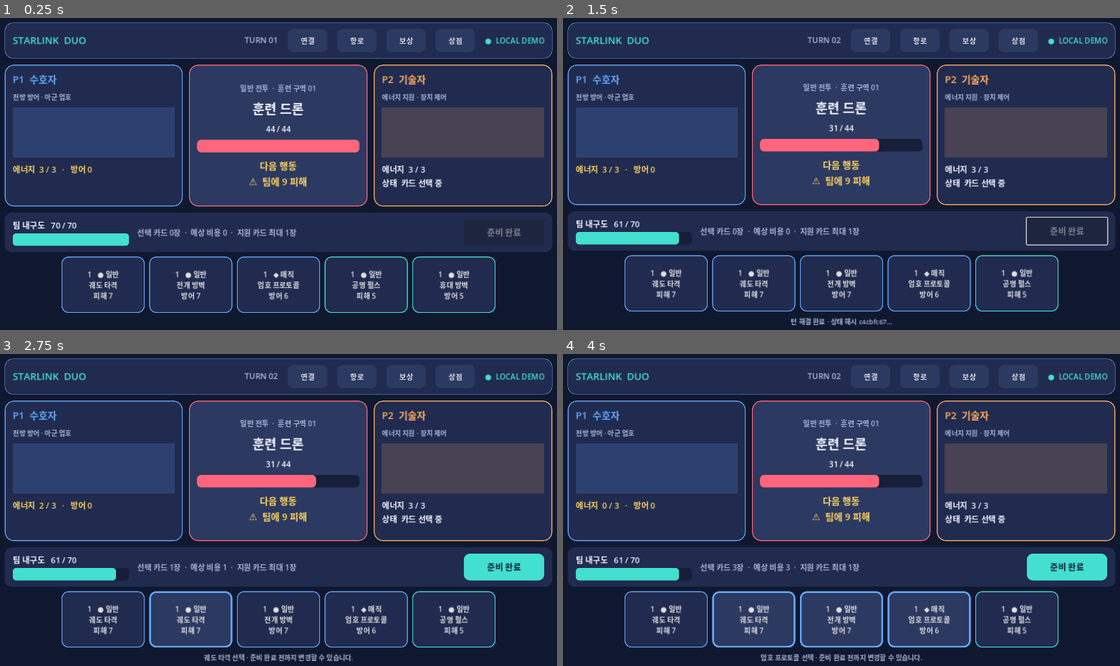
Above: before the commit, frames 1-4 (two rows, left to right).
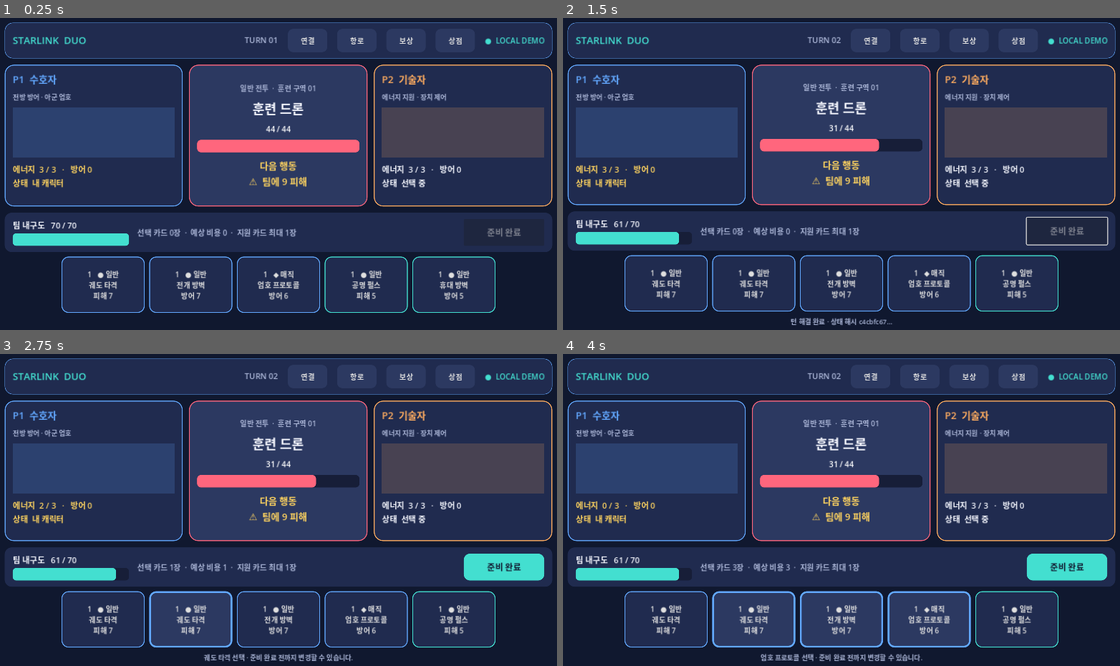
Above: after the commit, the same moments.

Repository: wjdals988/starlinkduo
Game: Godot game, scene res://src/ui/main.tscn
Two runs of this game, one before a commit and one after it. Both use one fixed random seed, a clock stepped at 60 frames per second and the inputs below.
Inputs:
- Up to frame 1 (0.25 s): no input
- Up to frame 2 (1.5 s): click "1 ● 일반 궤도 타격 피해 7" at 0.5 s; click "준비 완료" at 1.25 s
- Up to frame 3 (2.75 s): click "1 ● 일반 궤도 타격 피해 7" at 2 s
- Up to frame 4 (4 s): click "1 ● 일반 전개 방벽 방어 7" at 2.75 s; click "1 ◆ 매직 엄호 프로토콜 방어 6" at 3.5 s

The runs differ from the first frame. In frame 1, 0.3% of the frame differs, in the area x 2-83%, y 47-55%; in frame 2, 0.3%; in frame 3, 0.3%; in frame 4, 0.3%.

Commit message:
feat: connect cooperative session to combat UI

Diff:
--- a/src/core/combat_state.gd
+++ b/src/core/combat_state.gd
@@ -31,3 +31,26 @@
 		"plans": plans.duplicate(true),
 		"event_log": event_log.duplicate(true),
 	}
+
+static func from_snapshot(snapshot: Dictionary) -> CombatState:
+	snapshot = RunState._normalize_json_numbers(snapshot)
+	var result := CombatState.new()
+	result.combat_id = StringName(snapshot.combat_id)
+	result.turn = int(snapshot.turn)
+	result.phase = int(snapshot.phase) as Phase
+	result.team_health = int(snapshot.team_health)
+	result.team_max_health = int(snapshot.team_max_health)
+	for player_snapshot in snapshot.players:
+		result.players.append(CombatantState.from_snapshot(player_snapshot))
+	for enemy_snapshot in snapshot.enemies:
+		result.enemies.append(EnemyState.from_snapshot(enemy_snapshot))
+	for key in snapshot.plans:
+		var restored_plays: Array[Dictionary] = []
+		for play in snapshot.plans[key]:
+			var restored_play: Dictionary = play.duplicate(true)
+			if restored_play.has("card_id"):
+				restored_play.card_id = StringName(restored_play.card_id)
+			restored_plays.append(restored_play)
+		result.plans[int(key)] = restored_plays
+	result.event_log.assign(snapshot.event_log)
+	return result
--- a/src/core/combatant_state.gd
+++ b/src/core/combatant_state.gd
@@ -30,8 +30,26 @@
 		"ready": ready,
 	}
 
+static func from_snapshot(snapshot: Dictionary) -> CombatantState:
+	var result := CombatantState.new(int(snapshot.slot), StringName(snapshot.character_id))
+	result.energy = int(snapshot.energy)
+	result.max_energy = int(snapshot.max_energy)
+	result.block = int(snapshot.block)
+	result.draw_pile.assign(_to_string_names(snapshot.draw_pile))
+	result.hand.assign(_to_string_names(snapshot.hand))
+	result.discard_pile.assign(_to_string_names(snapshot.discard_pile))
+	result.statuses = snapshot.statuses.duplicate(true)
+	result.ready = bool(snapshot.ready)
+	return result
+
 static func _string_names(values: Array[StringName]) -> Array[String]:
 	var result: Array[String] = []
 	for value in values:
 		result.append(String(value))
 	return result
+
+static func _to_string_names(values: Array) -> Array[StringName]:
+	var result: Array[StringName] = []
+	for value in values:
+		result.append(StringName(value))
+	return result
--- a/src/core/enemy_state.gd
+++ b/src/core/enemy_state.gd
@@ -25,3 +25,11 @@
 		"intent_damage": intent_damage,
 		"statuses": statuses.duplicate(true),
 	}
+
+static func from_snapshot(snapshot: Dictionary) -> EnemyState:
+	var result := EnemyState.new(StringName(snapshot.id), String(snapshot.name), int(snapshot.max_health))
+	result.health = int(snapshot.health)
+	result.block = int(snapshot.block)
+	result.intent_damage = int(snapshot.intent_damage)
+	result.statuses = snapshot.statuses.duplicate(true)
+	return result
--- a/src/network/cooperative_session.gd
+++ b/src/network/cooperative_session.gd
@@ -22,6 +22,9 @@
 	combat_state = initial_state
 	transport.message_received.connect(_on_message)
 	transport.transport_error.connect(func(code: String, detail: String) -> void: session_error.emit(code, detail))
+	transport.state_changed.connect(_on_transport_state_changed)
+	if role == Role.HOST and transport.get_state() == "connected":
+		_publish_snapshot("session_started")
 
 func submit_plan(slot: int, plays: Array[Dictionary]) -> Dictionary:
 	if role == Role.HOST:
@@ -36,7 +39,8 @@
 		return result
 	if slot != 1:
 		return _error("guest_slot_forbidden")
-	return {"ok": _send("plan", {"slot": slot, "turn": _known_turn(), "plays": plays})}
+	var sent := _send("plan", {"slot": slot, "turn": _known_turn(), "plays": plays})
+	return {"ok": sent} if sent else _error("send_failed")
 
 func request_resync() -> bool:
 	return _send("resync_request", {"last_seq": incoming_sequence})
@@ -60,6 +64,10 @@
 		_handle_host_message(message.type, message.payload)
 	else:
 		_handle_guest_message(message.type, message.payload)
+
+func _on_transport_state_changed(next_state: String) -> void:
+	if next_state == "connected" and role == Role.HOST:
+		_publish_snapshot("session_started")
 
 func _handle_host_message(message_type: String, payload: Dictionary) -> void:
 	match message_type:
--- a/src/ui/main.gd
+++ b/src/ui/main.gd
@@ -17,6 +17,8 @@
 var catalog: Dictionary
 var run_coordinator: RunCoordinator
 var bluetooth_transport: AndroidBluetoothTransport
+var cooperative_session: CooperativeSession
+var local_slot := 0
 var selected_plays: Array[Dictionary] = []
 var selected_hand_indices: Array[int] = []
 var selected_energy: int = 0
@@ -25,7 +27,7 @@
 var team_health_bar: ProgressBar
 var enemy_health_label: Label
 var enemy_health_bar: ProgressBar
-var energy_label: Label
+var player_detail_labels: Array[Label] = []
 var hand_container: HBoxContainer
 var status_label: Label
 var ready_button: Button
@@ -62,7 +64,10 @@
 func _process(_delta: float) -> void:
 	if bluetooth_transport == null:
 		return
-	bluetooth_transport.poll()
+	if cooperative_session != null:
+		cooperative_session.poll()
+	else:
+		bluetooth_transport.poll()
 	if connection_label != null:
 		var next_text := _connection_status_text()
 		if connection_label.text != next_text:
@@ -126,12 +131,12 @@
 	var row := HBoxContainer.new()
 	row.size_flags_vertical = Control.SIZE_EXPAND_FILL
 	row.add_theme_constant_override("separation", 14)
-	row.add_child(_build_player_panel("P1  수호자", COLOR_BLUE, true))
+	row.add_child(_build_player_panel("P1  수호자", COLOR_BLUE, 0))
 	row.add_child(_build_enemy_panel())
-	row.add_child(_build_player_panel("P2  기술자", COLOR_ORANGE, false))
+	row.add_child(_build_player_panel("P2  기술자", COLOR_ORANGE, 1))
 	return row
 
-func _build_player_panel(title: String, accent: Color, local_player: bool) -> Control:
+func _build_player_panel(title: String, accent: Color, slot: int) -> Control:
 	var panel := PanelContainer.new()
 	panel.custom_minimum_size = Vector2(250, 280)
 	panel.size_flags_horizontal = Control.SIZE_EXPAND_FILL
@@ -147,7 +152,7 @@
 	column.add_child(title_label)
 
 	var role := Label.new()
-	role.text = "전방 방어 · 아군 엄호" if local_player else "에너지 지원 · 장치 제어"
+	role.text = "전방 방어 · 아군 엄호" if slot == 0 else "에너지 지원 · 장치 제어"
 	role.add_theme_font_size_override("font_size", 15)
 	role.add_theme_color_override("font_color", COLOR_MUTED)
 	column.add_child(role)
@@ -157,17 +162,11 @@
 	portrait.color = Color(accent, 0.18)
 	column.add_child(portrait)
 
-	if local_player:
-		energy_label = Label.new()
-		energy_label.add_theme_font_size_override("font_size", 18)
-		energy_label.add_theme_color_override("font_color", COLOR_YELLOW)
-		column.add_child(energy_label)
-	else:
-		var teammate := Label.new()
-		teammate.text = "에너지  3 / 3\n상태  카드 선택 중"
-		teammate.add_theme_font_size_override("font_size", 18)
-		teammate.add_theme_color_override("font_color", COLOR_TEXT)
-		column.add_child(teammate)
+	var detail := Label.new()
+	detail.add_theme_font_size_override("font_size", 18)
+	detail.add_theme_color_override("font_color", COLOR_YELLOW if slot == local_slot else COLOR_TEXT)
+	column.add_child(detail)
+	player_detail_labels.append(detail)
 	return panel
 
 func _build_enemy_panel() -> Control:
@@ -343,12 +342,19 @@
 
 func _start_bluetooth_host() -> void:
 	if bluetooth_transport.start_host(SERVICE_UUID):
+		local_slot = 0
+		cooperative_session = CooperativeSession.new(CooperativeSession.Role.HOST, bluetooth_transport, engine, state)
+		cooperative_session.session_error.connect(_on_session_error)
 		overlay_subtitle.text = "참가자를 기다리는 중… 상대 기기에서 이 기기를 선택하세요."
 	else:
 		overlay_subtitle.text = "방을 만들지 못했습니다. 권한과 Bluetooth 상태를 확인하세요."
 
 func _join_bluetooth_host(address: String) -> void:
 	if bluetooth_transport.connect_to(address, SERVICE_UUID):
+		local_slot = 1
+		cooperative_session = CooperativeSession.new(CooperativeSession.Role.GUEST, bluetooth_transport)
+		cooperative_session.snapshot_received.connect(_on_remote_snapshot)
+		cooperative_session.session_error.connect(_on_session_error)
 		overlay_subtitle.text = "호스트에 연결하는 중…"
 	else:
 		overlay_subtitle.text = "연결을 시작하지 못했습니다. 페어링 상태를 확인하세요."
@@ -380,6 +386,17 @@
 		"connected": return "●  CONNECTED"
 		"error": return "●  CONNECTION ERROR"
 		_: return "●  BLUETOOTH READY" if bluetooth_transport.is_available() else "●  BLUETOOTH OFF"
+
+func _on_remote_snapshot(snapshot: Dictionary, _state_hash: String) -> void:
+	state = CombatState.from_snapshot(snapshot)
+	selected_hand_indices.clear()
+	selected_plays.clear()
+	selected_energy = 0
+	log_label.text = "호스트 상태 동기화 완료 · TURN %d" % state.turn
+	_refresh()
+
+func _on_session_error(code: String, detail: String) -> void:
+	log_label.text = "연결 오류 · %s (%s)" % [code, detail]
 
 func _show_map() -> void:
 	_clear_overlay()
@@ -480,11 +497,12 @@
 	enemy_health_label.text = "%d / %d" % [enemy.health, enemy.max_health]
 	enemy_health_bar.max_value = enemy.max_health
 	enemy_health_bar.value = enemy.health
-	energy_label.text = "에너지  %d / %d   ·   방어 %d" % [
-		state.players[0].energy - selected_energy,
-		state.players[0].max_energy,
-		state.players[0].block,
-	]
+	for slot in state.players.size():
+		var player: CombatantState = state.players[slot]
+		var remaining := player.energy - selected_energy if slot == local_slot else player.energy
+		var readiness := "준비 완료" if player.ready else ("내 캐릭터" if slot == local_slot else "선택 중")
+		player_detail_labels[slot].text = "에너지  %d / %d   ·   방어 %d\n상태  %s" % [remaining, player.max_energy, player.block, readiness]
+		player_detail_labels[slot].add_theme_color_override("font_color", COLOR_YELLOW if slot == local_slot else COLOR_TEXT)
 	status_label.text = "선택 카드 %d장  ·  예상 비용 %d  ·  지원 카드 최대 1장" % [selected_plays.size(), selected_energy]
 	ready_button.disabled = selected_plays.is_empty() or state.phase != CombatState.Phase.PLANNING
 	_rebuild_hand()
@@ -493,8 +511,8 @@
 func _rebuild_hand() -> void:
 	for child in hand_container.get_children():
 		child.queue_free()
-	for hand_index in state.players[0].hand.size():
-		var card_id: StringName = state.players[0].hand[hand_index]
+	for hand_index in state.players[local_slot].hand.size():
+		var card_id: StringName = state.players[local_slot].hand[hand_index]
 		var card: CardData = catalog[card_id]
 		var card_button := Button.new()
 		card_button.custom_minimum_size = Vector2(186, 126)
@@ -525,7 +543,7 @@
 		log_label.text = "%s 선택 취소" % card.display_name
 		_refresh()
 		return
-	if selected_energy + card.energy_cost > state.players[0].energy:
+	if selected_energy + card.energy_cost > state.players[local_slot].energy:
 		log_label.text = "에너지가 부족합니다."
 		return
 	if card.is_support():
@@ -541,21 +559,24 @@
 	_refresh()
 
 func _on_ready_pressed() -> void:
-	var local_result := engine.submit_plan(state, 0, selected_plays)
+	var previous_turn := state.turn
+	var local_result := cooperative_session.submit_plan(local_slot, selected_plays) if cooperative_session != null else engine.submit_plan(state, local_slot, selected_plays)
 	if not local_result.ok:
-		log_label.text = "행동을 확정할 수 없습니다: %s" % local_result.error
+		log_label.text = "행동을 확정할 수 없습니다: %s" % local_result.get("error", "unknown")
 		return
-	var teammate_card: StringName = &"engineer_bolt" if state.players[1].hand.has(&"engineer_bolt") else state.players[1].hand[0]
-	var teammate_play: Dictionary = {"card_id": teammate_card, "target": 0}
-	var teammate_result := engine.submit_plan(state, 1, [teammate_play])
-	if not teammate_result.ok:
-		log_label.text = "동료 행동 오류: %s" % teammate_result.error
-		return
-	engine.resolve_if_ready(state)
+	if cooperative_session == null:
+		var teammate_slot := 1 - local_slot
+		var teammate_card: StringName = &"engineer_bolt" if state.players[teammate_slot].hand.has(&"engineer_bolt") else state.players[teammate_slot].hand[0]
+		var teammate_result := engine.submit_plan(state, teammate_slot, [{"card_id": teammate_card, "target": 0}])
+		if not teammate_result.ok:
+			log_label.text = "동료 행동 오류: %s" % teammate_result.error
+			return
+		engine.resolve_if_ready(state)
 	selected_hand_indices.clear()
 	selected_plays.clear()
 	selected_energy = 0
-	log_label.text = "턴 해결 완료 · 상태 해시 %s…" % StateHasher.hash_snapshot(state.to_snapshot()).left(8)
+	var result_label := "상대 준비 대기 중" if cooperative_session != null and state.turn == previous_turn else "턴 해결 완료"
+	log_label.text = "%s · 상태 해시 %s…" % [result_label, StateHasher.hash_snapshot(state.to_snapshot()).left(8)]
 	_refresh()
 
 func _effect_summary(card: CardData) -> String:
--- a/tests/run_all.gd
+++ b/tests/run_all.gd
@@ -14,8 +14,9 @@
 	_test_run_coordinator_economy()
 	_test_host_authoritative_session()
 	_test_session_rejects_stale_sequence()
+	_test_combat_snapshot_round_trip()
 	if failures.is_empty():
-		print("PASS: 11 core, run, save, economy, protocol, and transport tests")
+		print("PASS: 12 core, run, save, economy, protocol, and transport tests")
 		quit(0)
 	else:
 		for failure in failures:
@@ -190,6 +191,14 @@
 	host.poll()
 	_expect(errors == ["stale_sequence"], "duplicate sequence is rejected exactly once")
 
+func _test_combat_snapshot_round_trip() -> void:
+	var engine := CombatEngine.new(DemoCardCatalog.build())
+	var original := engine.create_demo_combat()
+	engine.submit_plan(original, 0, [{"card_id": &"guardian_strike", "target": 0}])
+	var restored := CombatState.from_snapshot(JSON.parse_string(JSON.stringify(original.to_snapshot())))
+	_expect(restored.to_snapshot() == original.to_snapshot(), "combat snapshot survives JSON reconstruction")
+	_expect(StateHasher.hash_snapshot(restored.to_snapshot()) == StateHasher.hash_snapshot(original.to_snapshot()), "reconstructed combat preserves state hash")
+
 func _expect(condition: bool, label: String) -> void:
 	if not condition:
 		failures.append("FAIL: %s" % label)
Not shown, changed: CHANGELOG.md
